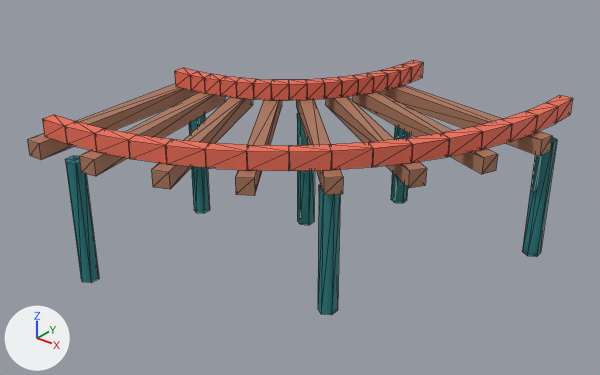
Two versions of the glTF model games/brightway-park/public/art/models/track_turn_left.glb, one commit apart.
The view is the same before and after, from a 50 mm lens placed at (2.74, -3.76, 3.27), pointed at (-0.72, 0.57, 0.59). Arrows for +X, +Y and +Z are at lower left; the lights stay in place. The first picture is the older version. Mesh edges are drawn as thin lines. Where no turn or scale is listed for an object, it has been applied to the vertices.

The scene before the commit, as lines of its bpy script (objects in view):
```python
mat_material_0 = principled_material('Material_0')
mat_material_0.base_color = (0.863, 0.162, 0.0999)  # red #ef7059
mat_material_0.roughness = 0.72
mat_material_1 = principled_material('Material_1')
mat_material_1.base_color = (0.418, 0.191, 0.117)  # brown #ad7960
mat_material_1.roughness = 0.72
me_mesh_0 = bpy.data.meshes.new('Mesh_0')
me_mesh_0.from_pydata(...)  # 256 vertices, 384 faces; spans x -2.03..0.7, y -0.7..2.03, z 1.09..1.22
me_mesh_0.materials.append(mat_material_0)  # red #ef7059
me_mesh_1 = bpy.data.meshes.new('Mesh_1')
me_mesh_1.from_pydata(...)  # 64 vertices, 96 faces; spans x -2.1..0.76, y -0.8..1.82, z 0.96..1.08
me_mesh_1.materials.append(mat_material_1)  # brown #ad7960
me_mesh_2 = bpy.data.meshes.new('Mesh_2')
me_mesh_2.from_pydata(...)  # a 6-sided cylinder along z spanning x -0.72..-0.6, y 1.8..1.94, z 0.0..0.95; a 6-sided cylinder along z spanning x 0.58..0.7, y 1.67..1.81, z 0.0..0.95; a 6-sided cylinder along z spanning x -1.11..-0.98, y 0.98..1.12, z 0.0..0.95; a 6-sided cylinder along z spanning x -0.19..-0.07, y 0.06..0.2, z 0.0..0.95; a 6-sided cylinder along z spanning x -1.93..-1.81, y 0.59..0.73, z 0.0..0.95; a 6-sided cylinder along z spanning x -1.8..-1.68, y -0.71..-0.57, z 0.0..0.95
me_mesh_2.materials.append(mat_material_2)  # cyan #247f83
ob_track_turn_left_0 = bpy.data.objects.new('track_turn_left_0', me_mesh_0)
ob_track_turn_left_0.location = (0.0, 0.0, 0.0)
ob_track_turn_left_1 = bpy.data.objects.new('track_turn_left_1', me_mesh_1)
ob_track_turn_left_1.location = (0.0, 0.0, 0.0)
ob_track_turn_left_2 = bpy.data.objects.new('track_turn_left_2', me_mesh_2)
ob_track_turn_left_2.location = (0.0, 0.0, 0.0)
```
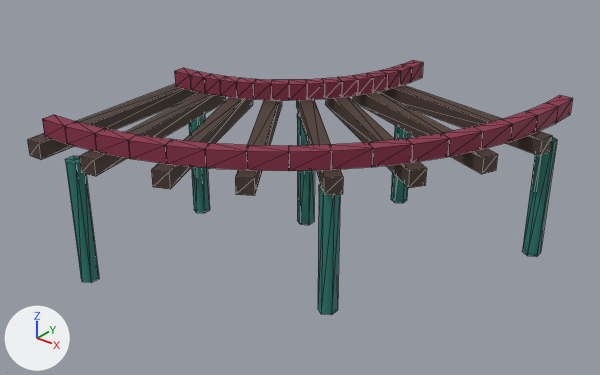
Pixel boxes (x1, y1, x2, y2) of what changed, in the pictures (600 x 375 px):
'track_turn_left_0', recoloured (darker)
    both: (42, 60, 573, 171)
'track_turn_left_1', recoloured (darker)
    both: (27, 84, 552, 196)

The change, as a list of edits to the scene's bpy script:
```text
Change mat_material_0:
    mat_material_0.base_color: (0.863, 0.162, 0.0999) -> (0.262, 0.0284, 0.0685)  # red #ef7059 -> red #8c2f4a
Change mat_material_1:
    mat_material_1.base_color: (0.418, 0.191, 0.117) -> (0.0742, 0.0437, 0.0331)  # brown #ad7960 -> brown #4d3b33
```
